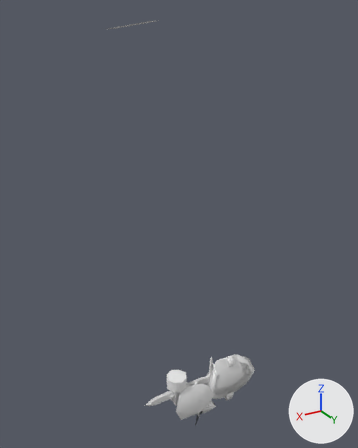
Renders of the Blender file Aria_Example/Aria_Hiro_Child.blend from each side of a commit.
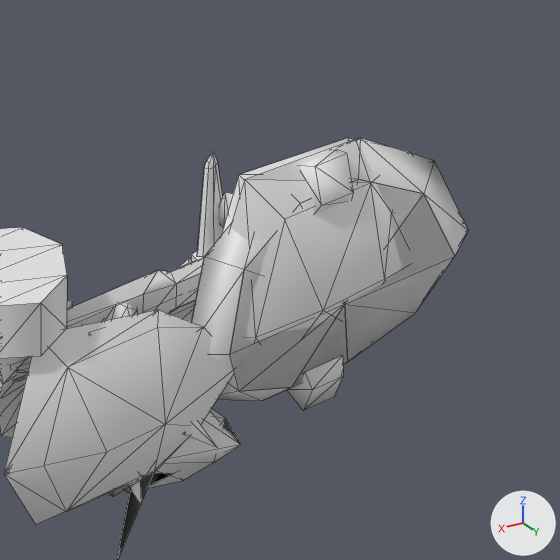
There are two pictures of each version: one whole from a 50 mm camera at (10.34, 13.6, 14.41) aimed at (1.44, -1.24, 6.99), one close up on the part from 49% to 76% of the width and 74% to 95% of the height. Arrows for +X, +Y and +Z are at lower right; the lights stay in place. The close-ups show mesh edges as thin lines. Materials are left out; every surface is plain grey.

Before the edit, the objects in view are built like this:
```python
me_0x015f98 = bpy.data.meshes.new('0x015F98')
me_0x015f98.from_pydata(...)  # 84 vertices, 74 faces; spans x -1.43..1.09, y -1.06..1.16, z -0.57..-0.07
# faces by material slot: [28, 20, 6, 10, 10]
me_0x015f98.materials.append(mat_mtl_06000380_001)
me_0x015f98.materials.append(mat_texture_0x0601c800)
me_0x015f98.materials.append(mat_texture_0x0601be80)
me_0x015f98.materials.append(mat_texture_0x0601d340)
me_0x015f98.materials.append(mat_texture_0x0601cb00_zzdecal)
me_me_06002748_001 = bpy.data.meshes.new('me_06002748.001')
me_me_06002748_001.from_pydata(...)  # 383 vertices, 649 faces, 2 loose edges; spans x -0.08..2.55, y -0.72..0.7, z -1.65..0.58
# faces by material slot: [322, 162, 46, 1, 9, 109]
me_me_06002748_001.materials.append(None)
me_me_06002748_001.materials.append(mat_pants_texgen_001)
me_me_06002748_001.materials.append(mat_leather_000)
me_me_06002748_001.materials.append(None)
me_me_06002748_001.materials.append(mat_generic_003)
me_me_06002748_001.materials.append(mat_shirt_zzenv_001)
me_me_06019810_000 = bpy.data.meshes.new('me_06019810.000')
me_me_06019810_000.from_pydata(...)  # 70 vertices, 80 faces; spans x -0.311..0.763, y -0.091..0.066, z 0.163..1.317
# faces by material slot: [32, 40, 8]
me_me_06019810_000.materials.append(mat_gold_texgen)
me_me_06019810_000.materials.append(mat_boomerang)
me_me_06019810_000.materials.append(mat_shine_red_texgen)
ob_boomerang = bpy.data.objects.new('Boomerang', me_me_06019810_000)
ob_boomerang.location = (0.0, 0.0, 0.0)
ob_riggedmesh = bpy.data.objects.new('riggedmesh', me_me_06002748_001)
ob_riggedmesh.location = (0.0, 0.0, 0.0)
ob_shield_3 = bpy.data.objects.new('Shield.3', me_0x015f98)
ob_shield_3.location = (0.0, 0.0, 0.0)
ob_shield_3.rotation_euler = (1.571, 0.0, 0.0)  # degrees (90, 0, 0)
# also in view: 'Hammer' at (1.14, 0.02, 0.22); 'Blade.2' at (1.44, 0.07, 0.32); 'Shield.1' at (1.67, 0.49, -0.18); 'Shield.2' at (-0.24, 0.3, 0.15)
```
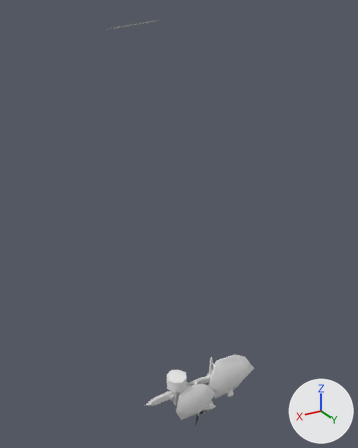
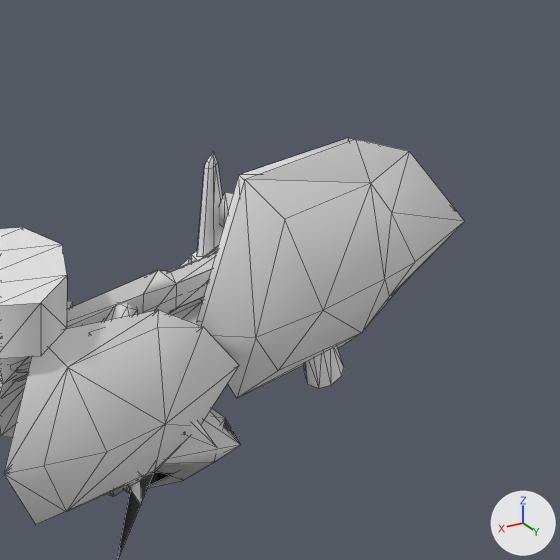
What the commit changed:
me_me_06002748_001 has 383 vertices, 649 faces, 2 loose edges and spans x -0.08..2.55, y -0.72..0.7, z -1.65..0.58.
me_me_06002748_001 is used by ob_riggedmesh; location (0.0, 0.0, 0.0).
Verts and faces of me_me_06002748_001; kept vertices keep their numbers, new ones are numbered from 383.
Part 1, on me_me_06002748_001:
New vertex 383 is at (0.81, 0.4, -1.08), pixel (214, 462).
New vertex 384 is at (1.45, 0.39, -0.79).
New vertex 385 is at (1.48, 0.28, -1.13), pixel (127, 492).
New vertex 386 is at (1.02, 0.32, -1.2), pixel (183, 480).
New vertex 387 is at (1.01, -0.4, -1.0).
New vertex 388 is at (1.02, -0.26, -1.2).
New vertex 389 is at (1.48, -0.27, -1.13).
New vertex 390 is at (1.05, 0.0, -1.3).
New vertex 391 is at (1.55, 0.0, -1.15).
New vertex 392 is at (1.45, -0.35, -0.89).
New faces: (384, 385, 386), (387, 388, 389), (385, 390, 386), (383, 384, 386), (389, 390, 391), (385, 391, 390).
New faces: (388, 390, 389), (387, 389, 392).
Object 'Shield.3' (ob_shield_3) is deleted.

Boxes (x1, y1, x2, y2) around the edits, measured in the close-ups (560 x 560 px):
'Shield.3', deleted: before (192, 138, 468, 411)
part 1 of me_me_06002748_001, added: after (128, 462, 214, 492)
